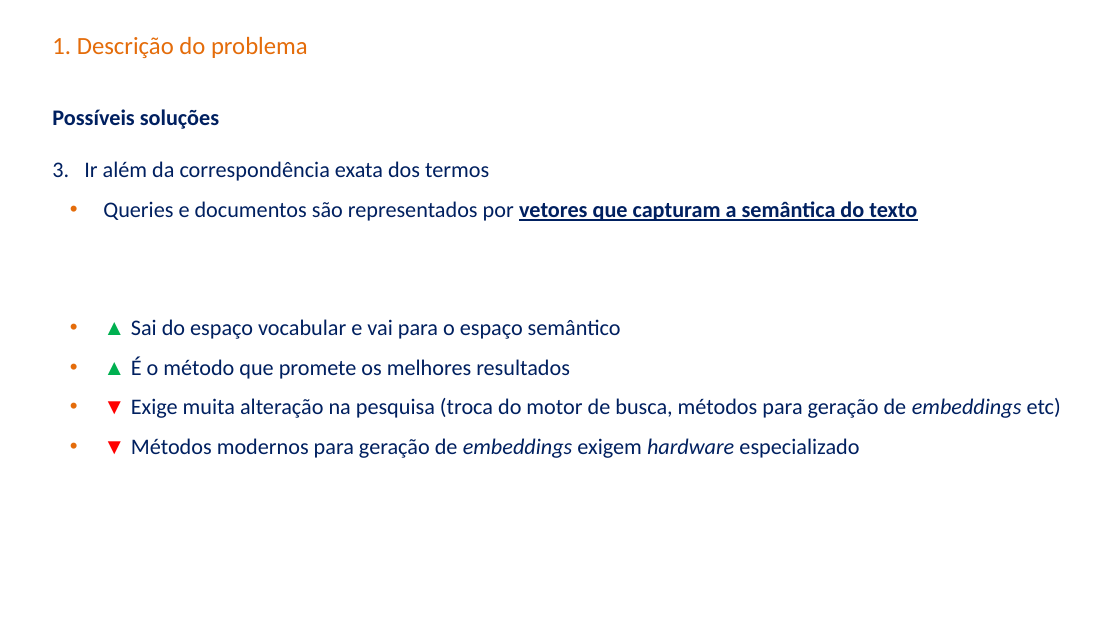
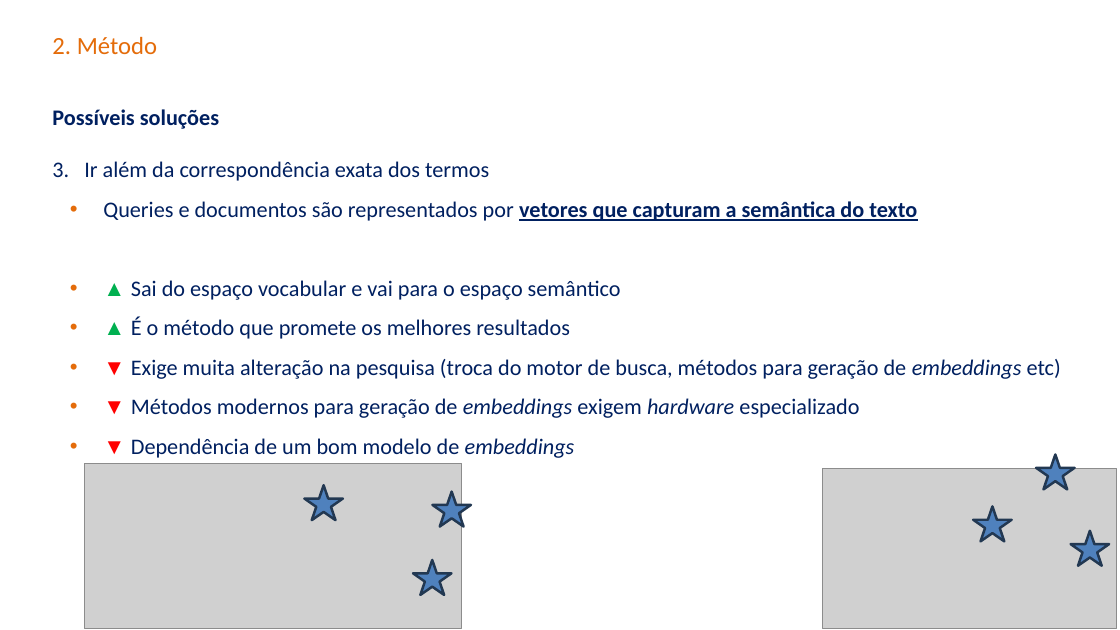
Before and after one commit to carisio/juris_tcu_expansao_doc, a slide deck: slide 14 of projeto_final/Apresentação.pptx (slide 15 before the commit). Drawn at 1120x630 pixels with LibreOffice and Linux fonts; fonts in the diff are those of the drawing; grey boxes stand for pictures; background and template pictures are left out. Boxes give left, top, right and bottom in pixels: in the first picture for what was removed or moved away, otherwise in the second. Text is boxed around its words. In the diff, an @@ line names an element or a change of style, - is before the commit and + after.

```diff
--- a/projeto_final/Apresentação.pptx
+++ b/projeto_final/Apresentação.pptx
@@ title at box(52, 37, 157, 54): text changed @@
-1. Descrição do problema
+2. Método
@@ text at box(131, 438, 575, 458): paragraph added @@
+  • ▼ Dependência de um bom modelo de embeddings
@@ picture added at box(84, 463, 462, 628) @@
@@ picture added at box(823, 468, 1117, 628) @@
@@ star added at box(1036, 454, 1075, 489), fill #4F81BD, outline #233953 2 pt @@
@@ star added at box(304, 485, 342, 520), fill #4F81BD, outline #233953 2 pt @@
@@ star added at box(432, 492, 470, 526), fill #4F81BD, outline #233953 2 pt @@
@@ star added at box(973, 507, 1012, 541), fill #4F81BD, outline #233953 2 pt @@
@@ star added at box(1071, 531, 1109, 565), fill #4F81BD, outline #233953 2 pt @@
@@ star added at box(413, 560, 452, 595), fill #4F81BD, outline #233953 2 pt @@
```
Also in this commit, not shown: 16 other slides changed, 1 slide added, 1 slide removed, 1 other file.
